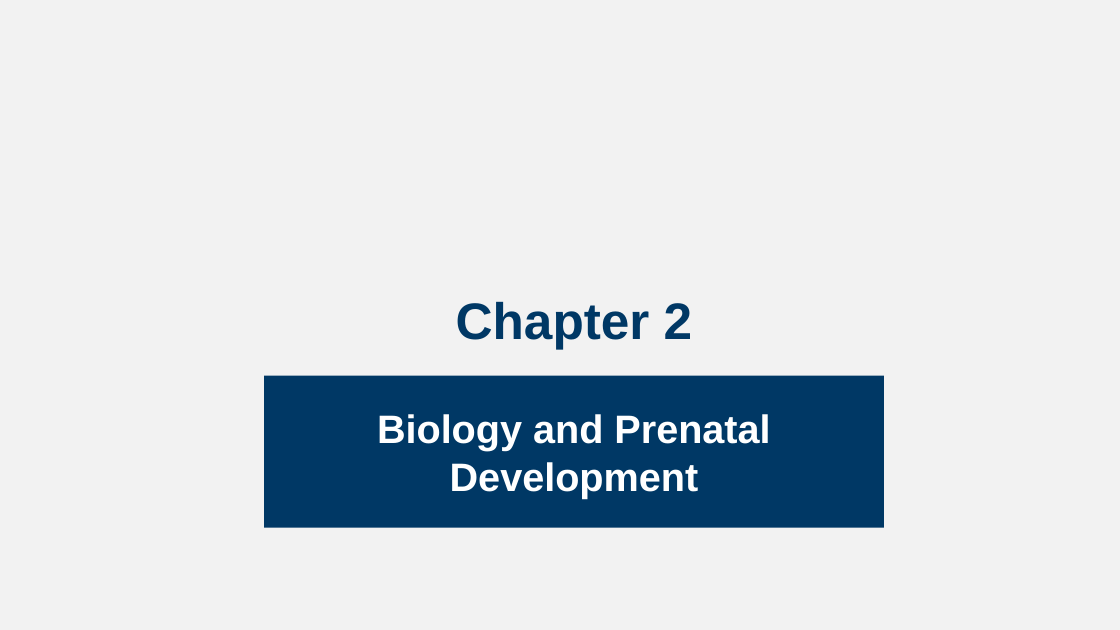
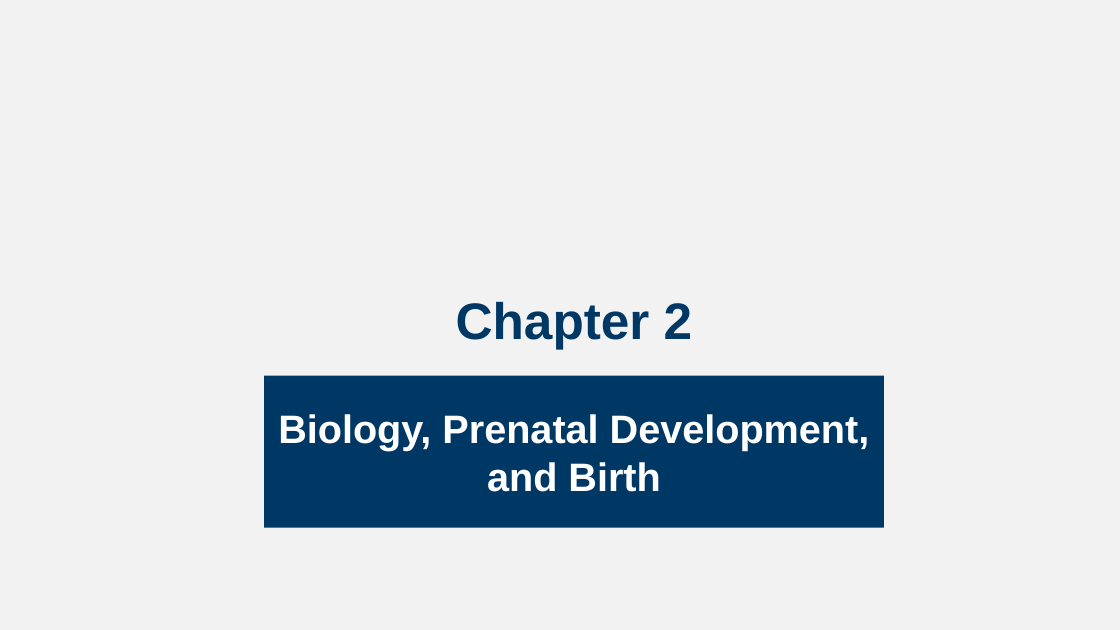
Before and after one commit to npm27/Teaching-Materials, a slide deck: slide 1 of Developmental Fall 24/Slides/Chapter 2.pptx (slide 4 before the commit). Drawn at 1120x630 pixels with LibreOffice and Linux fonts; fonts in the diff are those of the drawing. Boxes give left, top, right and bottom in pixels: in the first picture for what was removed or moved away, otherwise in the second. Text is boxed around its words. In the diff, an @@ line names an element or a change of style, - is before the commit and + after.

```diff
--- a/Developmental Fall 24/Slides/Chapter 2.pptx
+++ b/Developmental Fall 24/Slides/Chapter 2.pptx
@@ subtitle at (278, 414, 870, 492): text changed @@
-Biology and Prenatal Development
+Biology, Prenatal Development, and Birth
```
Also in this commit, not shown: 9 slides removed, 7 other files.
